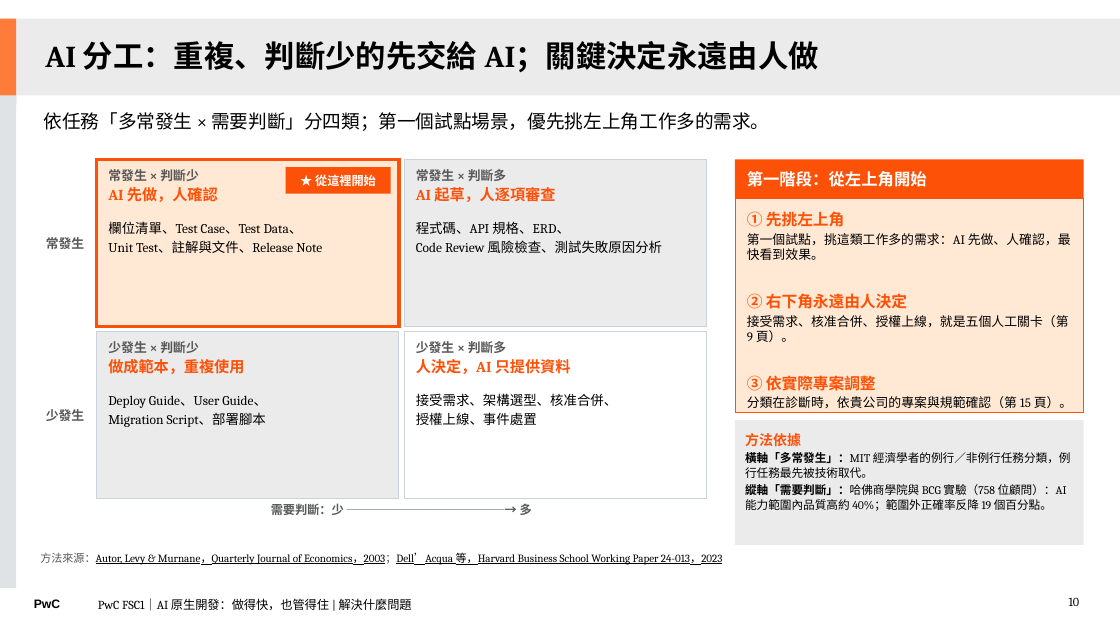
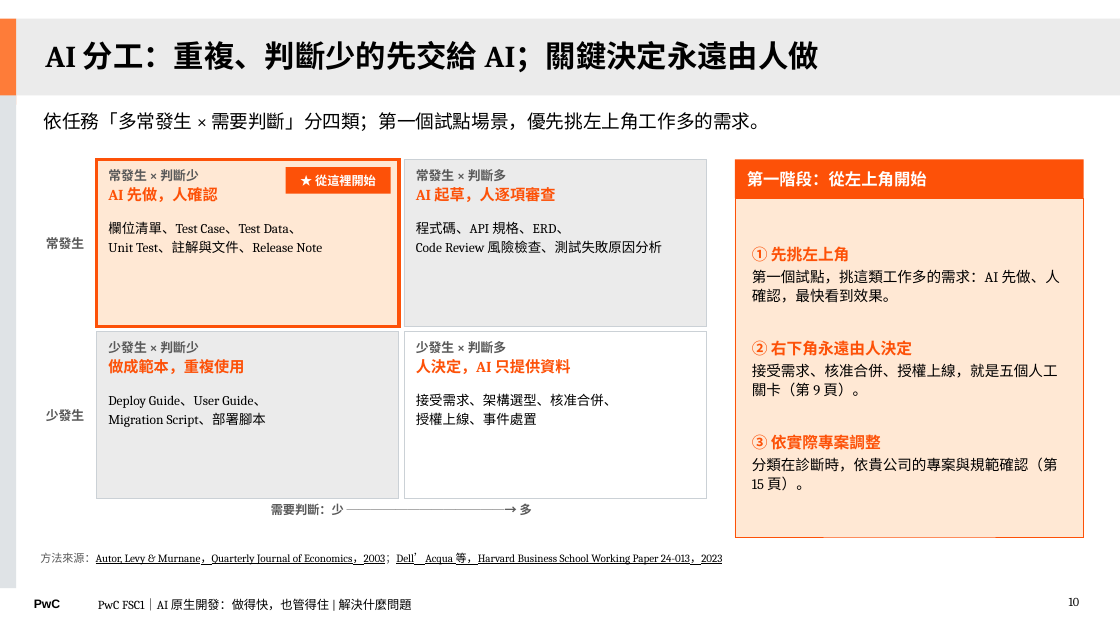
Before and after one commit to Robshao/PwC_FSC1, a slide deck: slide 10 of research/ai-native-sdlc/AI原生開發_做得快也管得住_客戶版.pptx. Drawn at 1120x630 pixels with LibreOffice and Linux fonts; fonts in the diff are those of the drawing. Boxes give left, top, right and bottom in pixels: in the first picture for what was removed or moved away, otherwise in the second. Text is boxed around its words. In the diff, an @@ line names an element or a change of style, - is before the commit and + after.

```diff
--- a/research/ai-native-sdlc/AI原生開發_做得快也管得住_客戶版.pptx
+++ b/research/ai-native-sdlc/AI原生開發_做得快也管得住_客戶版.pptx
@@ rectangle "① 先挑左上角": place and size @@
-rectangle "① 先挑左上角" at box(735, 198, 1084, 413)
+rectangle "① 先挑左上角" at box(735, 198, 1084, 537)
@@ rectangle "① 先挑左上角" at box(735, 198, 1084, 537): size 11 to 12.5 pt in "第一個試點，挑這類工作多的需求：AI 先做、人確認，最快看到效果。", "接受需求、核准合併、授權上線，就是五個人工關卡（第 9 頁）。", "分類在診斷時，依貴公司的專案與規範確認（第 15 頁）。"; line spacing 1 to 1.1; vertical alignment top to middle @@
@@ rectangle removed at box(735, 420, 1084, 544) @@
-方法依據
-橫軸「多常發生」：MIT 經濟學者的例行／非例行任務分類，例行任務最先被技術取代。
-縱軸「需要判斷」：哈佛商學院與 BCG 實驗（758 位顧問）：AI 能力範圍內品質高約 40%；範圍外正確率反降 19 個百分點。
```
Also in this commit, not shown: 5 other slides changed, 7 other files.
